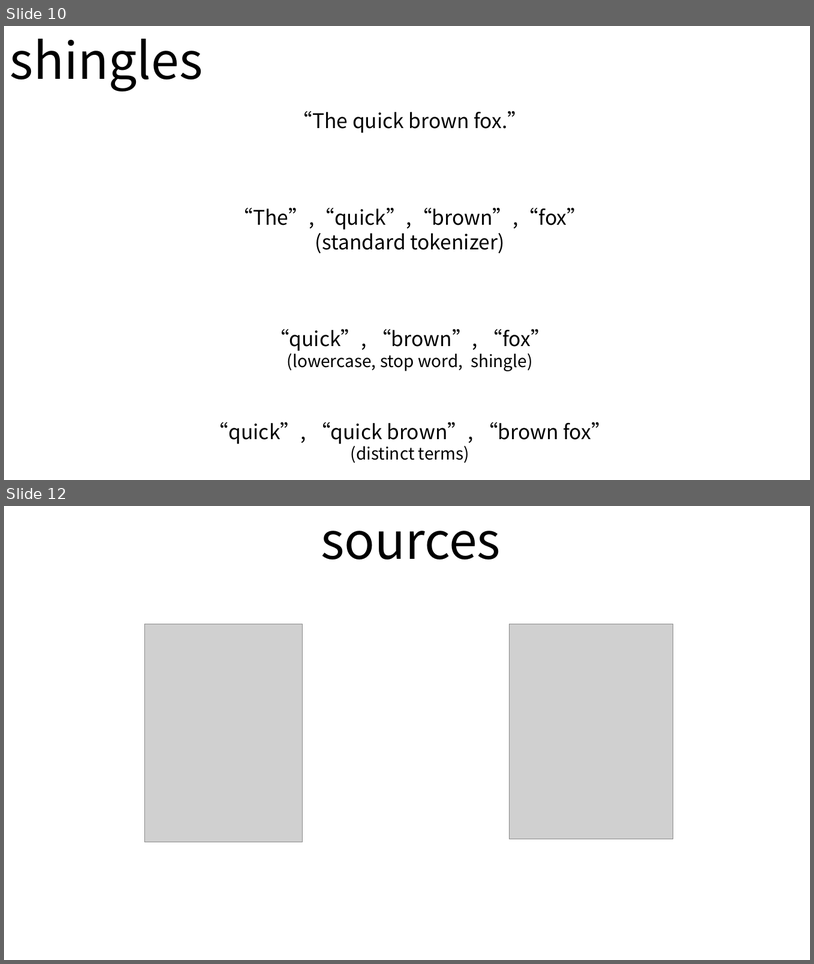
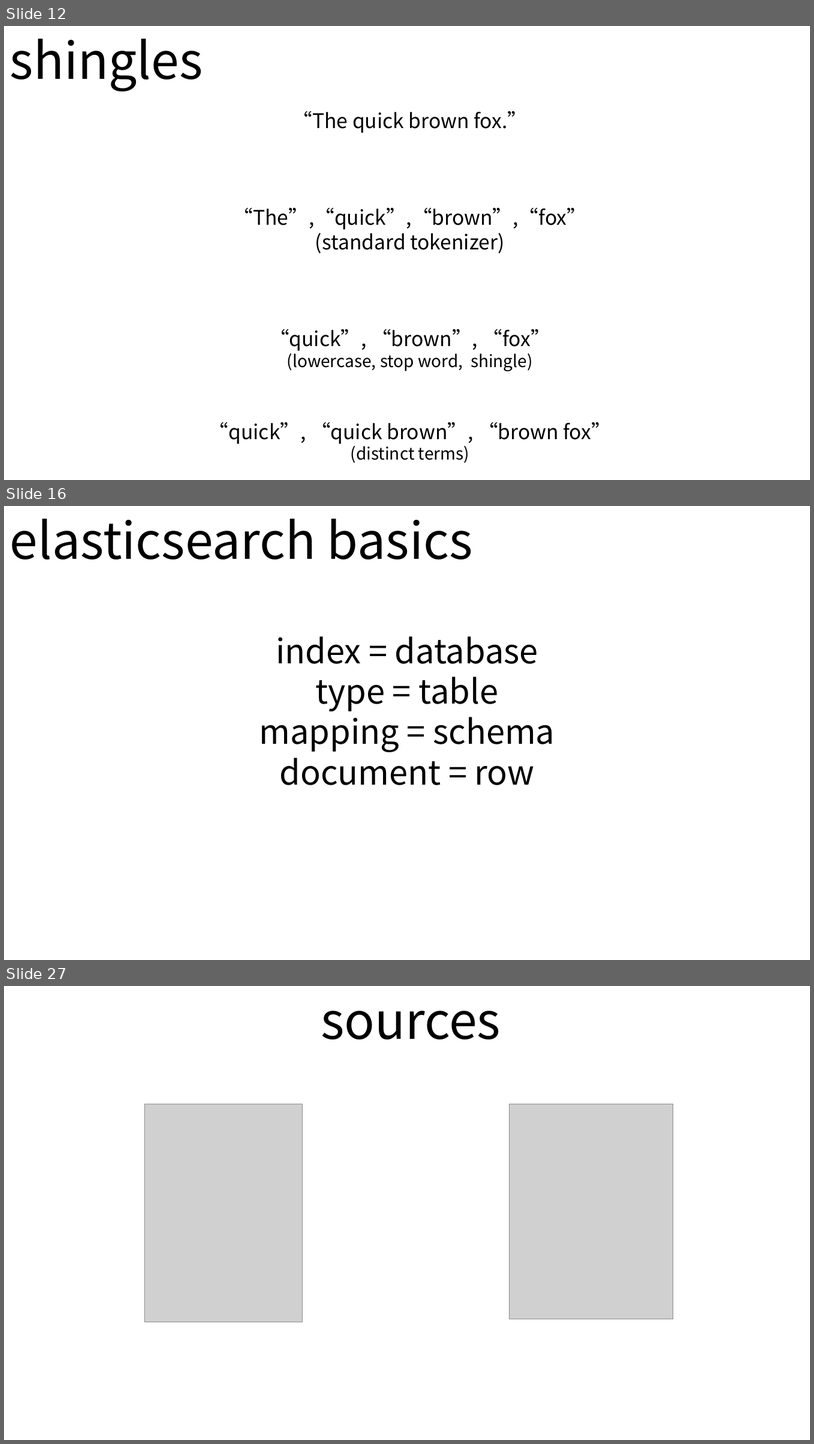
Before and after one commit to andypryor/start_your_search_engines, a slide deck: start_search_engines.pptx. Shown one above the other, each under a label of ours: slides 10 and 12 before the commit, slides 12, 16 and 27 after it; the slides between them are not shown. The pictures are 814x964 and 814x1444 pixels, drawn with LibreOffice and Linux fonts; fonts in the diff are those of the drawing; grey boxes stand for pictures. Boxes give left, top, right and bottom in pixels: in the first picture for what was removed or moved away, otherwise in the second. Text is boxed around its words. In the diff, an @@ line names an element or a change of style, - is before the commit and + after.

```diff
--- a/start_search_engines.pptx
+++ b/start_search_engines.pptx
@@ slide 16 added at bbox=[4, 506, 810, 960], background #FFFFFF @@
@@ text added at bbox=[10, 519, 555, 785], 40 pt, text #000000 @@
+elasticsearch basics
+index = database
+type = table
+mapping = schema
+document = row
@@ table added at bbox=[75, 555, 148, 579], 1 rows, 1 columns @@
+
@@ what was slide 10 is now slide 12 @@
@@ what was slide 12 is now slide 27 @@
```
Also in this commit, not shown: 3 slides changed, 17 other slides added, 3 slides removed, 1 other file.
